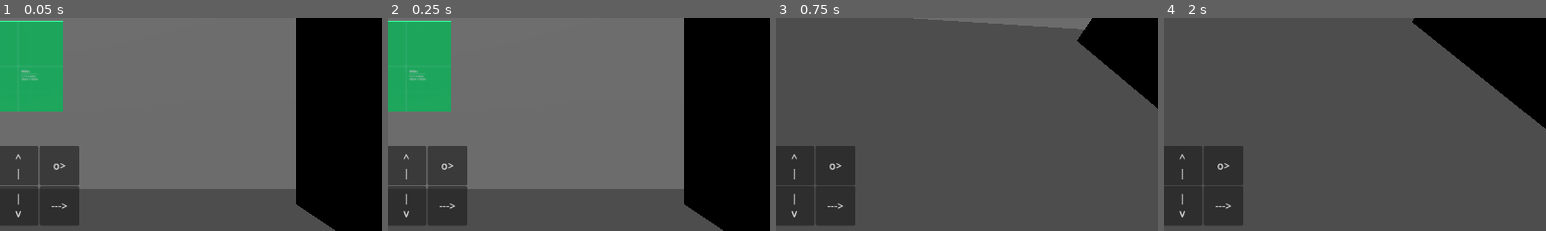
Above: before the commit, frames 1-4 (left to right).
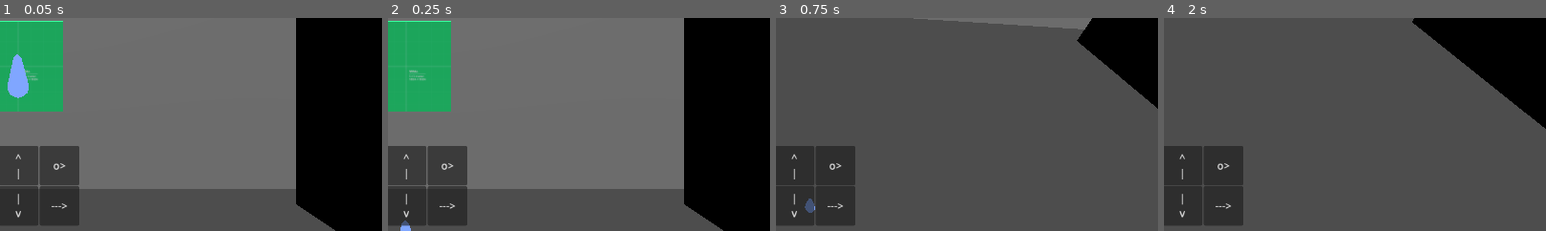
Above: after the commit, the same moments.

Repository: EDK-pro/Eloges_des_mauvaises_herbes
Game: Godot game, scene res://scene/map/Salle_test_1.tscn
The game is run twice, just before and just after one commit, with the same random seed, the same clock (stepped at 60 frames per second) and the same inputs. This scene is started directly instead of the project's main scene. Sound files missing from this copy of the repository are replaced by a short silence.
Inputs:
- Up to frame 1 (0.05 s): no input
- Up to frame 2 (0.25 s): no input
- Up to frame 3 (0.75 s): click "<---" at 0.5 s
- Up to frame 4 (2 s): click "| v" at 1.25 s
The pictures show only the part of the screen within x 48-98%, y 50-100%; the shares and areas given below are measured in that part.

The runs differ from the first frame. In frame 1, 0.8% of the frame differs, in the area x 2-8%, y 17-38%; in frame 2, 0.1%; in frame 3, 0.1%; in frame 4, nothing differs.

Commit message:
RAJOUT DES DEGRADATIONS DES GOUTTES OMG J'AI FAIS DU SOUND DESIGN

Diff:
--- /dev/null
+++ b/default_bus_layout.tres
@@ -0,0 +1,47 @@
+[gd_resource type="AudioBusLayout" load_steps=5 format=3 uid="uid://csisu4dhsipkk"]
+
+[sub_resource type="AudioEffectPanner" id="AudioEffectPanner_xq0l7"]
+resource_name = "Panner"
+pan = -0.7
+
+[sub_resource type="AudioEffectDistortion" id="AudioEffectDistortion_qs5jw"]
+resource_name = "Distortion"
+mode = 2
+drive = 0.7
+
+[sub_resource type="AudioEffectFilter" id="AudioEffectFilter_hf6a5"]
+resource_name = "Filter"
+resonance = 0.96
+
+[sub_resource type="AudioEffectCompressor" id="AudioEffectCompressor_8g6xv"]
+resource_name = "Compressor"
+threshold = -10.0
+ratio = 40.0
+
+[resource]
+bus/1/name = &"Goutte_deau"
+bus/1/solo = false
+bus/1/mute = false
+bus/1/bypass_fx = false
+bus/1/volume_db = 0.0
+bus/1/send = &"Master"
+bus/1/effect/0/effect = SubResource("AudioEffectPanner_xq0l7")
+bus/1/effect/0/enabled = true
+bus/1/effect/1/effect = SubResource("AudioEffectDistortion_qs5jw")
+bus/1/effect/1/enabled = true
+bus/2/name = &"Reducson"
+bus/2/solo = false
+bus/2/mute = false
+bus/2/bypass_fx = false
+bus/2/volume_db = -10.5236
+bus/2/send = &"Master"
+bus/3/name = &"EQ_test"
+bus/3/solo = false
+bus/3/mute = false
+bus/3/bypass_fx = false
+bus/3/volume_db = 0.0
+bus/3/send = &"Master"
+bus/3/effect/0/effect = SubResource("AudioEffectFilter_hf6a5")
+bus/3/effect/0/enabled = false
+bus/3/effect/1/effect = SubResource("AudioEffectCompressor_8g6xv")
+bus/3/effect/1/enabled = true
--- /dev/null
+++ b/goutte_ploc.gd
@@ -0,0 +1,48 @@
+extends Area3D
+
+var sound_array: Array
+var sound_array_crushed: Array
+var crushed: int
+
+# Called when the node enters the scene tree for the first time.
+func _ready():
+	sound_array.resize(6)
+	sound_array_crushed.resize(6)
+	sound_array[0] = load("res://assets/Test_assets/sound_normal/droplet-001.ogg")
+	sound_array[1] = load("res://assets/Test_assets/sound_normal/droplet-002.ogg")
+	sound_array[2] = load("res://assets/Test_assets/sound_normal/droplet-003.ogg")
+	sound_array[3] = load("res://assets/Test_assets/sound_normal/droplet-004.ogg")
+	sound_array[4] = load("res://assets/Test_assets/sound_normal/droplet-005.ogg")
+	sound_array[5] = load("res://assets/Test_assets/sound_normal/droplet-006.ogg")
+	sound_array_crushed[0] = load("res://assets/Test_assets/sound_crushed/test_droplet_bitcrushed_0001-001.ogg")
+	sound_array_crushed[1] = load("res://assets/Test_assets/sound_crushed/test_droplet_bitcrushed_0001-002.ogg")
+	sound_array_crushed[2] = load("res://assets/Test_assets/sound_crushed/test_droplet_bitcrushed_0001-003.ogg")
+	sound_array_crushed[3] = load("res://assets/Test_assets/sound_crushed/test_droplet_bitcrushed_0001-004.ogg")
+	sound_array_crushed[4] = load("res://assets/Test_assets/sound_crushed/test_droplet_bitcrushed_0001-005.ogg")
+	sound_array_crushed[5] = load("res://assets/Test_assets/sound_crushed/test_droplet_bitcrushed_0001-006.ogg")
+
+# Called every frame. 'delta' is the elapsed time since the previous frame.
+func _process(delta):
+	position.y -= 0.1
+
+func _on_body_entered(body):
+	if crushed == 3:
+		$Son_goutte.volume_db = -40.0
+	elif crushed != 3:
+		var chosen_drop = randi_range(0,5)
+		var pitch_shift: float = randf_range(0.9,1.1)
+		var volume_shift: float = randf_range(-3.0,0.0)
+		if crushed == 0:
+			$Son_goutte.stream = sound_array[chosen_drop]
+			$Son_goutte.bus = "Master"
+		if crushed >= 1:
+			$Son_goutte.stream = sound_array_crushed[chosen_drop]
+		if crushed == 2:
+			$Son_goutte.bus = "Reducson"
+		$Son_goutte.pitch_scale = pitch_shift
+		$Son_goutte.volume_db = volume_shift
+	$Son_goutte.play()
+	$End_Drop.start()
+
+func _on_end_drop_timeout():
+	queue_free()
--- /dev/null
+++ b/goutte_ploc.tscn
@@ -0,0 +1,29 @@
+[gd_scene load_steps=4 format=3 uid="uid://d0g33o7j5rca1"]
+
+[ext_resource type="ArrayMesh" uid="uid://bmnxvjr2ka08e" path="res://assets/Test_assets/goutte.tres" id="1_b46j0"]
+[ext_resource type="Script" path="res://goutte_ploc.gd" id="1_r80g8"]
+
+[sub_resource type="CapsuleShape3D" id="CapsuleShape3D_nehal"]
+height = 1.0
+
+[node name="Goutte_ploc" type="Area3D"]
+gravity_point = true
+script = ExtResource("1_r80g8")
+
+[node name="Mesh_goutte" type="MeshInstance3D" parent="."]
+transform = Transform3D(0.1, 0, 0, 0, 0.1, 0, 0, 0, 0.1, 0, 0, 0)
+mesh = ExtResource("1_b46j0")
+skeleton = NodePath("")
+
+[node name="Collision_goutte" type="CollisionShape3D" parent="."]
+shape = SubResource("CapsuleShape3D_nehal")
+
+[node name="Son_goutte" type="AudioStreamPlayer3D" parent="."]
+
+[node name="End_Drop" type="Timer" parent="."]
+wait_time = 2.0
+
+[connection signal="body_entered" from="." to="." method="_on_body_entered"]
+[connection signal="body_shape_entered" from="." to="." method="_on_body_shape_entered"]
+[connection signal="finished" from="Son_goutte" to="." method="_on_son_goutte_finished"]
+[connection signal="timeout" from="End_Drop" to="." method="_on_end_drop_timeout"]
--- a/scene/interactable/lever.tscn
+++ b/scene/interactable/lever.tscn
@@ -12,6 +12,7 @@
 
 [node name="Lever" type="RigidBody3D"]
 script = ExtResource("1_5vbjq")
+items = 3
 
 [node name="CollisionShape3D" type="CollisionShape3D" parent="."]
 transform = Transform3D(1, 0, 0, 0, 1, 0, 0, 0, 1, 0, 1, 0)
--- a/scene/map/Salle_test_1.tscn
+++ b/scene/map/Salle_test_1.tscn
@@ -13,6 +13,8 @@
 [ext_resource type="PackedScene" uid="uid://cruo2mjjb1iht" path="res://scene/ui/select_object.tscn" id="11_dr1tw"]
 [ext_resource type="PackedScene" uid="uid://b72pbjnaypa2p" path="res://scene/ui/slot_selection.tscn" id="12_dq0xb"]
 [ext_resource type="ArrayMesh" uid="uid://bmnxvjr2ka08e" path="res://assets/Test_assets/goutte.tres" id="13_u4bsw"]
+[ext_resource type="AudioStream" uid="uid://dfioemmbeb44i" path="res://assets/Test_assets/WATRDrip_Gouttes casserole metallique (ID 1382)_LS.ogg" id="14_02vcm"]
+[ext_resource type="PackedScene" uid="uid://d0g33o7j5rca1" path="res://goutte_ploc.tscn" id="15_cshb1"]
 
 [sub_resource type="BoxShape3D" id="BoxShape3D_v4n01"]
 size = Vector3(30, 2, 30)
@@ -148,14 +150,25 @@
 [node name="Slot_selection" parent="." instance=ExtResource("12_dq0xb")]
 visible = false
 
-[node name="GPUParticlesCollisionBox3D" type="GPUParticlesCollisionBox3D" parent="."]
-transform = Transform3D(1, 0, 0, 0, 1, 0, 0, 0, 1, 0, 0, -10.3764)
+[node name="Pluie" type="Node3D" parent="."]
 
-[node name="GPUParticles3D" type="GPUParticles3D" parent="."]
+[node name="GPUParticles3D" type="GPUParticles3D" parent="Pluie"]
 transform = Transform3D(1, 0, 0, 0, 1, 0, 0, 0, 1, 0, 5.67658, -11.6016)
 trail_enabled = true
 process_material = SubResource("ParticleProcessMaterial_44a5m")
 draw_pass_1 = ExtResource("13_u4bsw")
 
+[node name="GPUParticlesCollisionBox3D" type="GPUParticlesCollisionBox3D" parent="Pluie"]
+transform = Transform3D(1, 0, 0, 0, 1, 0, 0, 0, 1, 0, 0, -10.3764)
+
+[node name="AudioStreamPlayer3D" type="AudioStreamPlayer3D" parent="Pluie"]
+transform = Transform3D(1, 0, 0, 0, 1, 0, 0, 0, 1, 0, 4.42475, -13.7798)
+stream = ExtResource("14_02vcm")
+volume_db = -30.0
+autoplay = true
+
+[node name="Goutte_ploc" parent="." instance=ExtResource("15_cshb1")]
+transform = Transform3D(1, 0, 0, 0, 1, 0, 0, 0, 1, 0, 1.41986, -1.9995)
+
 [editable path="Salle/Interactable_action"]
 [editable path="Salle/Flower"]
--- a/scene/player/player.tscn
+++ b/scene/player/player.tscn
@@ -24,4 +24,9 @@
 [node name="Cable" parent="." instance=ExtResource("2_65cvw")]
 transform = Transform3D(1, 0, 0, 0, 1, 0, 0, 0, 1, 0, 1.6, -1)
 
+[node name="Timer" type="Timer" parent="."]
+wait_time = 6.0
+
+[connection signal="timeout" from="Timer" to="." method="_on_timer_timeout"]
+
 [editable path="Cable"]
--- a/script/game_rule/test_salle1.gd
+++ b/script/game_rule/test_salle1.gd
@@ -5,6 +5,8 @@
 @export var communicationDuration : float = 5.0
 @export var isDialogVisible : bool = false
 
+var goutte_loaded = load("res://goutte_ploc.tscn")
+var scene_goutte
 func _ready():
 	## Array to get all the pickable item. Used to easily connect all nodes together
 	var pickable_array: Array = get_tree().get_nodes_in_group("pickable_item")
@@ -31,7 +33,11 @@
 		$Player.throw_object.connect(pickable_array[i]._on_click.bind())
 
 func _process(delta):
-	pass
+	if scene_goutte == null:
+		scene_goutte = goutte_loaded.instantiate()
+		scene_goutte.position = Vector3(5,4,5)
+		scene_goutte.crushed = $Player.audio_state
+		add_child(scene_goutte)
 
 func endTalk():
 	$Talk.hide()
--- a/script/player/Player.gd
+++ b/script/player/Player.gd
@@ -29,8 +29,12 @@
 var cable_active = false
 var taille_max
 
-var rope_scene = load("res://scene/debug/rope.tscn")
-var instance
+enum Condition {CORRECT,PARTIALLY_BROKEN,NEARLY_BROKEN,BROKEN}
+var audio_state: int = Condition.CORRECT
+var visual_state: int = Condition.CORRECT
+var movement_state: int = Condition.CORRECT
+
+var timer_1_shot: bool = false
 
 func _ready():
 	# Set mouse mode to captured when the scene is ready
@@ -57,12 +61,6 @@
 		else:
 			$Cable.hide()
 
-	if instance != null:
-		instance.depart.position += Vector3(position.x,0.0,position.z)
-		instance.fin.position = position
-		print(instance.fin.position)
-		#var face = $Camera3D.get_camera_transform().basis.z
-
 	if Input.is_action_just_pressed("light"):
 		light.visible = true
 	# Check for pause action and adjust mouse mode accordingly
@@ -80,6 +78,11 @@
 				slots[i].global_position = pickup + (Vector3(global_position.x + spacing.x,global_position.y + spacing.y,global_position.z + spacing.z) - pickup) * t
 			else:
 				slots[i].global_position = Vector3(global_position.x + spacing.x,global_position.y + spacing.y,global_position.z + spacing.z)
+				if slots[i].items == slots[i].Items.FLOWER:
+					if !timer_1_shot:
+						$Timer.start()
+						print("COUBEH", slots[i].items)
+						timer_1_shot = true
 
 	if Input.is_action_pressed("Menu_pause"):
 		Input.mouse_mode = Input.MOUSE_MODE_VISIBLE
@@ -169,3 +172,10 @@
 			slots[slot].sleeping = false
 			slots[slot].apply_force(Vector3(300*facing.x,0,300*facing.z))
 			slots[slot] = null
+
+
+func _on_timer_timeout():
+	if audio_state != Condition.BROKEN:
+		audio_state = audio_state + 1
+		print("Audio state : ", audio_state)
+		timer_1_shot = false
Not shown: 1 places in scene/map/Salle_test_1.tscn that only renumber resources
Not shown, added: assets/Test_assets/WATRDrip_Gouttes casserole metallique (ID 1382)_LS.ogg
Not shown, added: assets/Test_assets/sound_crushed/test_droplet_bitcrushed_0001-001.ogg
Not shown, added: assets/Test_assets/sound_crushed/test_droplet_bitcrushed_0001-002.ogg
Not shown, added: assets/Test_assets/sound_crushed/test_droplet_bitcrushed_0001-003.ogg
Not shown, added: assets/Test_assets/sound_crushed/test_droplet_bitcrushed_0001-004.ogg
Not shown, added: assets/Test_assets/sound_crushed/test_droplet_bitcrushed_0001-005.ogg
Not shown, added: assets/Test_assets/sound_crushed/test_droplet_bitcrushed_0001-006.ogg
Not shown, added: assets/Test_assets/sound_normal/droplet-001.ogg
Not shown, added: assets/Test_assets/sound_normal/droplet-002.ogg
Not shown, added: assets/Test_assets/sound_normal/droplet-003.ogg
Not shown, added: assets/Test_assets/sound_normal/droplet-004.ogg
(and 3 more such lines)
